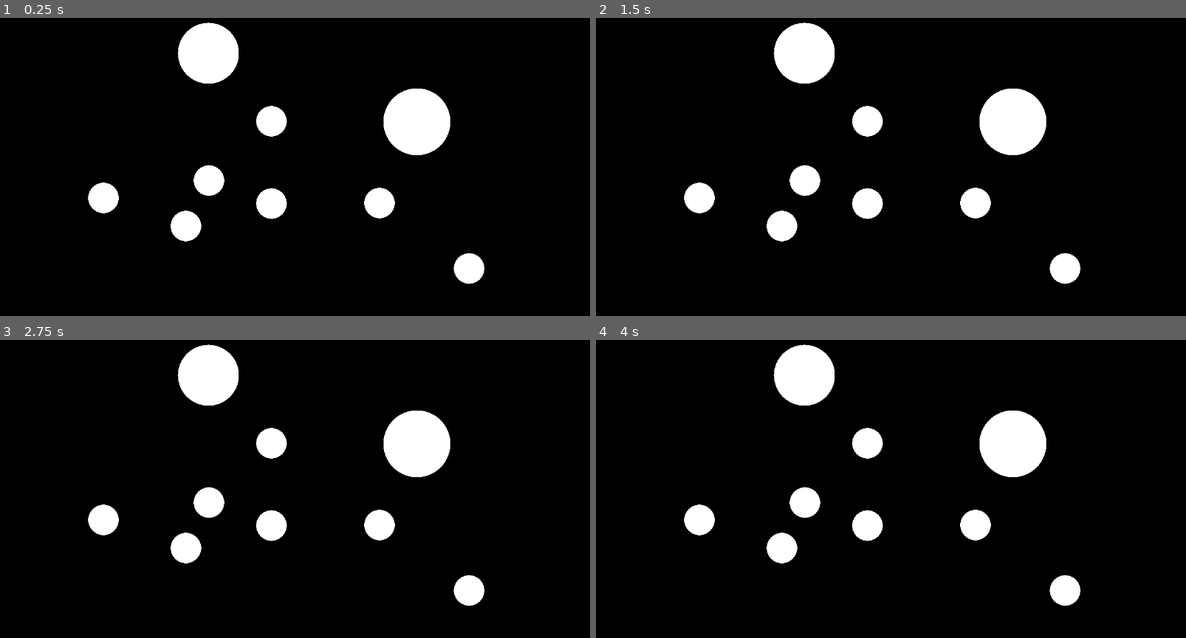
Above: before the commit, frames 1-4 (two rows, left to right).
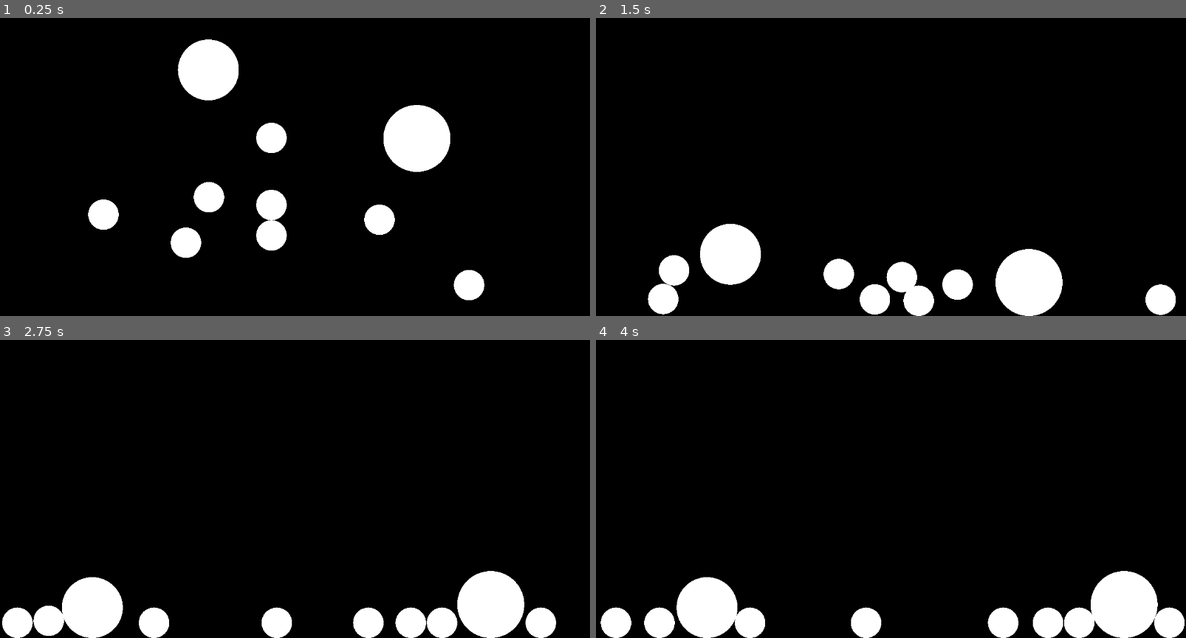
Above: after the commit, the same moments.

Repository: Ekansh38/Physion-Studio
Game: Godot game, scene res://Scenes/main.tscn
Two runs of this game, one before a commit and one after it. Both use one fixed random seed, a clock stepped at 60 frames per second and the inputs below.
Inputs (mouse positions are in pixels of both pictures, inside the frame that each line leads up to):
- Up to frame 1 (0.25 s): no input
- Up to frame 2 (1.5 s): move the mouse to (1020, 134) at 0.52 s; click (1020, 134) at 0.6 s; move the mouse to (773, 167) at 1.27 s; click (773, 167) at 1.35 s
- Up to frame 3 (2.75 s): move the mouse to (354, 399) at 2.02 s; click (354, 399) at 2.1 s
- Up to frame 4 (4 s): move the mouse to (861, 539) at 2.77 s; click (861, 539) at 2.85 s; move the mouse to (1068, 521) at 3.52 s; click (1068, 521) at 3.6 s

The runs differ from the first frame. In frame 1, 6.4% of the frame differs, in the area x 14-83%, y 1-95%; in frame 2, 14%; in frame 3, 13%; in frame 4, 14%, in the area x 0-100%, y 1-100%.
Error before the commit: Parse Error: Identifier "PhysicsManager" not declared in the current scope. (res://Scripts/ball_parent.gd:27)

Commit message:
SEPERATED

Diff:
--- a/godot-main/Scenes/main.tscn
+++ b/godot-main/Scenes/main.tscn
@@ -14,7 +14,6 @@
 [node name="BallParent" parent="." instance=ExtResource("1_jjgbg")]
 position = Vector2(407, 134)
 b_mass = 2.0
-energy_loss = 0.2
 
 [node name="BallParent2" parent="." instance=ExtResource("1_jjgbg")]
 position = Vector2(814, 268)
@@ -22,7 +21,6 @@
 b_mass = 2.0
 radius = 65.45
 restitution = 0.4
-energy_loss = 0.3
 
 [node name="BallParent3" parent="." instance=ExtResource("1_jjgbg")]
 position = Vector2(530, 428)
@@ -30,9 +28,6 @@
 b_mass = 2.0
 radius = 29.75
 restitution = 0.7
-sensitivity = 0.9
-max_velocity = 4000.0
-energy_loss = 0.2
 
 [node name="BallParent4" parent="." instance=ExtResource("1_jjgbg")]
 position = Vector2(530, 428)
@@ -40,9 +35,6 @@
 b_mass = 2.0
 radius = 29.75
 restitution = 0.7
-sensitivity = 0.9
-max_velocity = 4000.0
-energy_loss = 0.2
 
 [node name="BallParent5" parent="." instance=ExtResource("1_jjgbg")]
 position = Vector2(202, 417)
@@ -50,9 +42,6 @@
 b_mass = 2.0
 radius = 29.75
 restitution = 0.7
-sensitivity = 0.9
-max_velocity = 4000.0
-energy_loss = 0.2
 
 [node name="BallParent6" parent="." instance=ExtResource("1_jjgbg")]
 position = Vector2(530, 267)
@@ -60,9 +49,6 @@
 b_mass = 2.0
 radius = 29.75
 restitution = 0.7
-sensitivity = 0.9
-max_velocity = 4000.0
-energy_loss = 0.2
 
 [node name="BallParent7" parent="." instance=ExtResource("1_jjgbg")]
 position = Vector2(916, 555)
@@ -70,9 +56,6 @@
 b_mass = 2.0
 radius = 29.75
 restitution = 0.7
-sensitivity = 0.9
-max_velocity = 4000.0
-energy_loss = 0.2
 
 [node name="BallParent8" parent="." instance=ExtResource("1_jjgbg")]
 position = Vector2(741, 427)
@@ -80,9 +63,6 @@
 b_mass = 2.0
 radius = 29.75
 restitution = 0.7
-sensitivity = 0.9
-max_velocity = 4000.0
-energy_loss = 0.2
 
 [node name="BallParent9" parent="." instance=ExtResource("1_jjgbg")]
 position = Vector2(363, 472)
@@ -90,9 +70,6 @@
 b_mass = 2.0
 radius = 29.75
 restitution = 0.7
-sensitivity = 0.9
-max_velocity = 4000.0
-energy_loss = 0.2
 
 [node name="BallParent10" parent="." instance=ExtResource("1_jjgbg")]
 position = Vector2(408, 383)
@@ -100,6 +77,3 @@
 b_mass = 2.0
 radius = 29.75
 restitution = 0.7
-sensitivity = 0.9
-max_velocity = 4000.0
-energy_loss = 0.2
--- a/godot-main/Scripts/ball_parent.gd
+++ b/godot-main/Scripts/ball_parent.gd
@@ -71,7 +71,7 @@
 			b_velocity.y = -b_velocity.y * restitution
 			# Only apply friction if horizontal velocity is significant
 			if abs(b_velocity.x) > 1.0:
-				b_velocity.x *= (1.0 - floor_friction)
+				b_velocity.x *= (1.0 - PhysicsManager.get_floor_friction())
 
 
 
@@ -96,11 +96,11 @@
 			if mouse_positions.size() >= 2:
 				var last_pos: Vector2 = mouse_positions[mouse_positions.size() - 1]
 				var prev_pos: Vector2 = mouse_positions[mouse_positions.size() - 2]
-				b_velocity = ((last_pos - prev_pos) / delta) * (1.0 / b_mass) * sensitivity
+				b_velocity = ((last_pos - prev_pos) / delta) * (1.0 / b_mass) * PhysicsManager.get_sensitivity()
 
 				# Cap the velocity to max_throw_velocity
-				if b_velocity.length() > max_throw_velocity:
-					b_velocity = b_velocity.normalized() * max_throw_velocity
+				if b_velocity.length() > PhysicsManager.get_max_throw_velocity():
+					b_velocity = b_velocity.normalized() * PhysicsManager.get_max_throw_velocity()
 			else:
 				b_velocity = Vector2.ZERO
 			# Clear stored mouse positions
@@ -142,7 +142,7 @@
 				continue
 
 			# Calculate effective restitution with energy loss
-			var effective_restitution: float = min(restitution, ball.restitution) * (1.0 - energy_loss)
+			var effective_restitution: float = min(restitution, ball.restitution) * (1.0 - PhysicsManager.get_energy_loss())
 			var j: float = -(1 + effective_restitution) * velocity_along_normal
 			j /= (1.0 / b_mass + 1.0 / ball.b_mass)
 
--- a/godot-main/Scripts/physics_manager.gd
+++ b/godot-main/Scripts/physics_manager.gd
@@ -1,6 +1,6 @@
 extends Node
 
-# Global physics manager - autoload singleton
+# Global physics manager
 # This manages physics settings that apply to all balls in the simulation
 
 var physics_settings: Resource
@@ -12,7 +12,7 @@
 	if ResourceLoader.exists(settings_path):
 		physics_settings = load(settings_path)
 	else:
-		# Create default settings - load the script first
+		# Create default settings
 		var physics_settings_script = load("res://Scripts/physics_settings.gd")
 		physics_settings = physics_settings_script.new()
 		# Save default settings
@@ -45,6 +45,6 @@
 func get_velocity_threshold() -> float:
 	return physics_settings.velocity_threshold
 
-# Function to save settings (call this if you modify settings at runtime)
+# Function to save settings (if settings are modified at runtime)
 func save_settings() -> void:
 	ResourceSaver.save(physics_settings, "res://physics_settings.tres")
--- /dev/null
+++ b/godot-main/physics_settings.tres
@@ -0,0 +1,14 @@
+[gd_resource type="Resource" script_class="PhysicsSettings" load_steps=2 format=3]
+
+[ext_resource type="Script" path="res://Scripts/physics_settings.gd" id="1_1"]
+
+[resource]
+script = ExtResource("1_1")
+gravity = Vector2(0, 980)
+floor_friction = 0.0
+sensitivity = 0.8
+max_throw_velocity = 3000.0
+max_velocity = 5000.0
+energy_loss = 0.1
+air_resistance = 0.0002
+velocity_threshold = 10.0
--- a/godot-main/project.godot
+++ b/godot-main/project.godot
@@ -15,6 +15,10 @@
 config/features=PackedStringArray("4.5", "Forward Plus")
 config/icon="res://icon.svg"
 
+[autoload]
+
+PhysicsManager="*res://Scripts/physics_manager.gd"
+
 [input]
 
 click={
Not shown, added: godot-main/Scripts/physics_manager.gd.uid
Not shown, added: godot-main/Scripts/physics_settings.gd.uid
